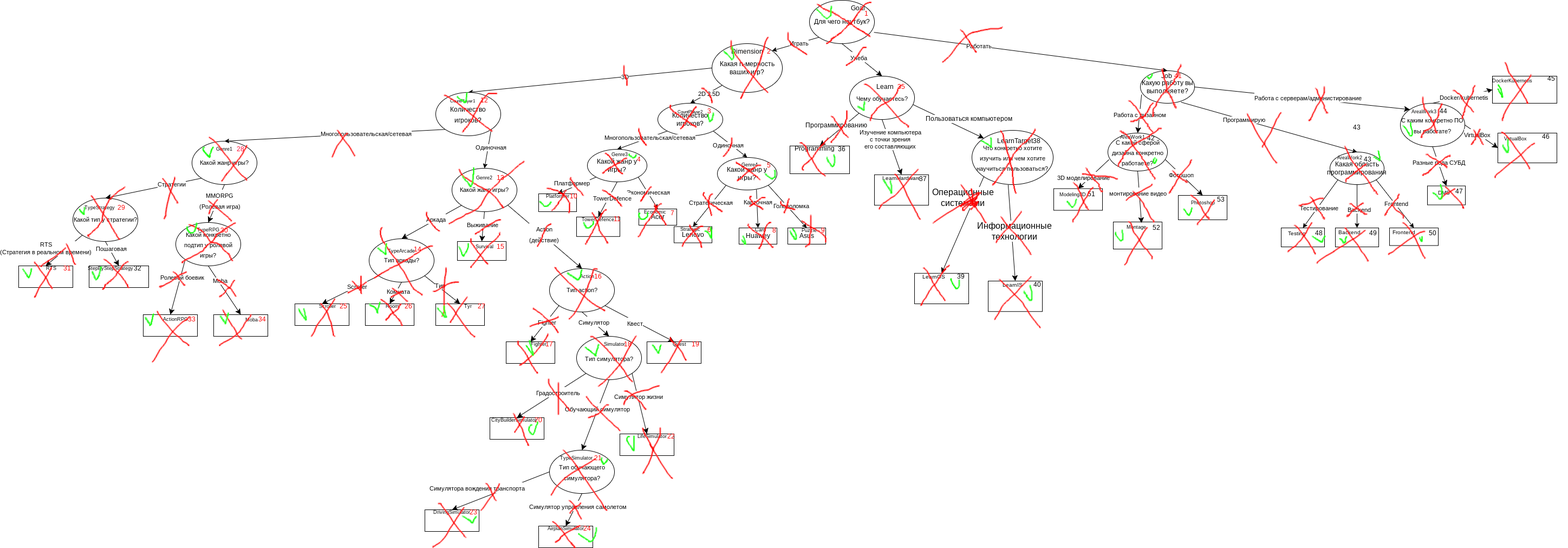
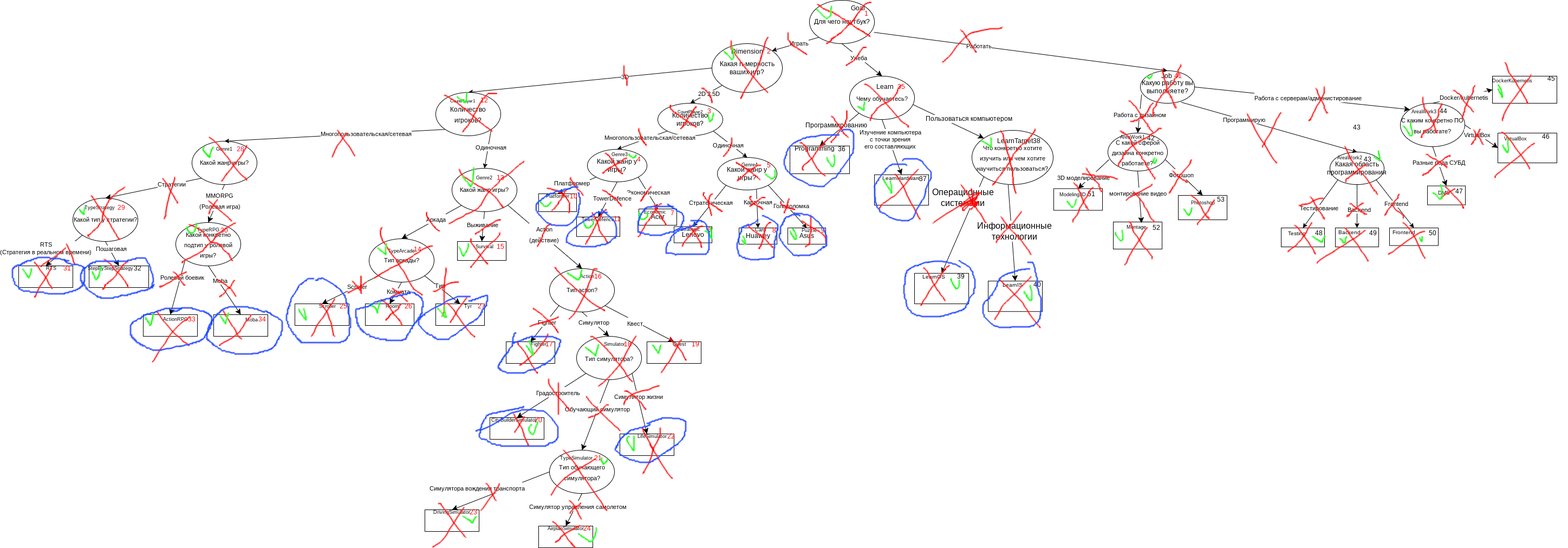
Comparing the layer stacks of the two 1568 x 548 images. Changes:
painted on "ДеревоРешений12.drawio.png" over [11, 128, 1043, 464]
